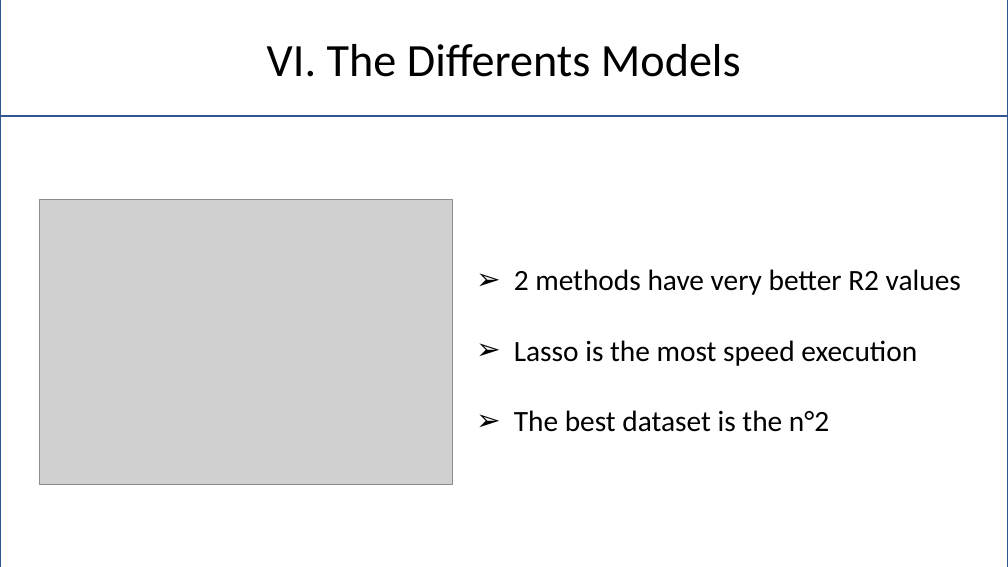
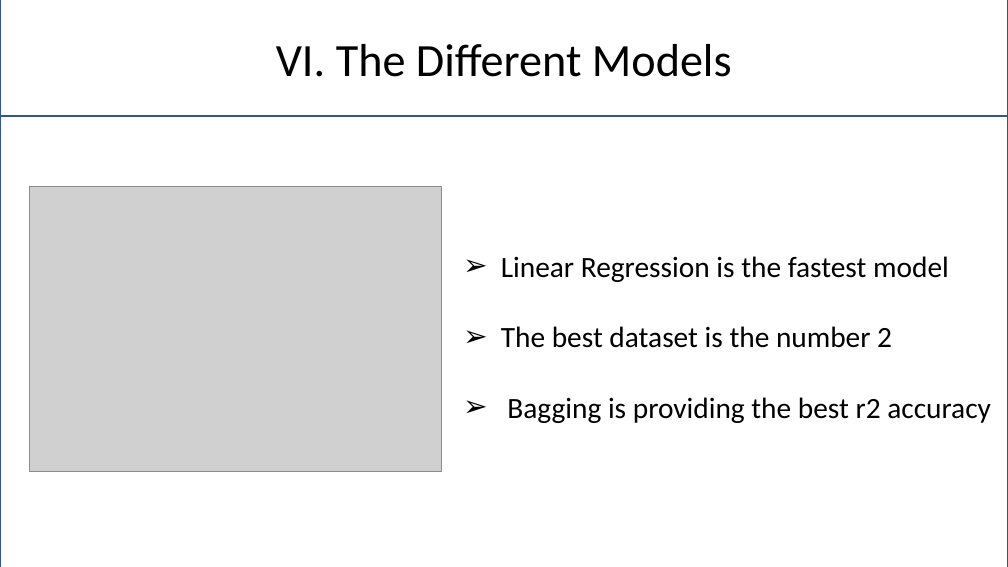
Before and after one commit to Pierre-Portfolio/Seoul-Bike-Sharing, a slide deck: slide 13 of livrable/rapport/SeoulPierreAnthony.pptx. Drawn at 1008x567 pixels with LibreOffice and Linux fonts; fonts in the diff are those of the drawing; grey boxes stand for pictures; background and template pictures are left out. Boxes give left, top, right and bottom in pixels: in the first picture for what was removed or moved away, otherwise in the second. Text is boxed around its words. In the diff, an @@ line names an element or a change of style, - is before the commit and + after.

```diff
--- a/livrable/rapport/SeoulPierreAnthony.pptx
+++ b/livrable/rapport/SeoulPierreAnthony.pptx
@@ text in rectangle at (276,44,732,77): text changed @@
-VI. The Differents Models
+VI. The Different Models
@@ picture: place and size @@
-picture at (39,199,452,484)
+picture at (29,187,442,472)
@@ text at (501,256,991,423): text changed @@
-➢ 2 methods have very better R2 values
-➢ Lasso is the most speed execution
-➢ The best dataset is the n°2
+➢ Linear Regression is the fastest model
+➢ The best dataset is the number 2
+➢ Bagging is providing the best r2 accuracy
```
Also in this commit, not shown: 5 other slides changed.
